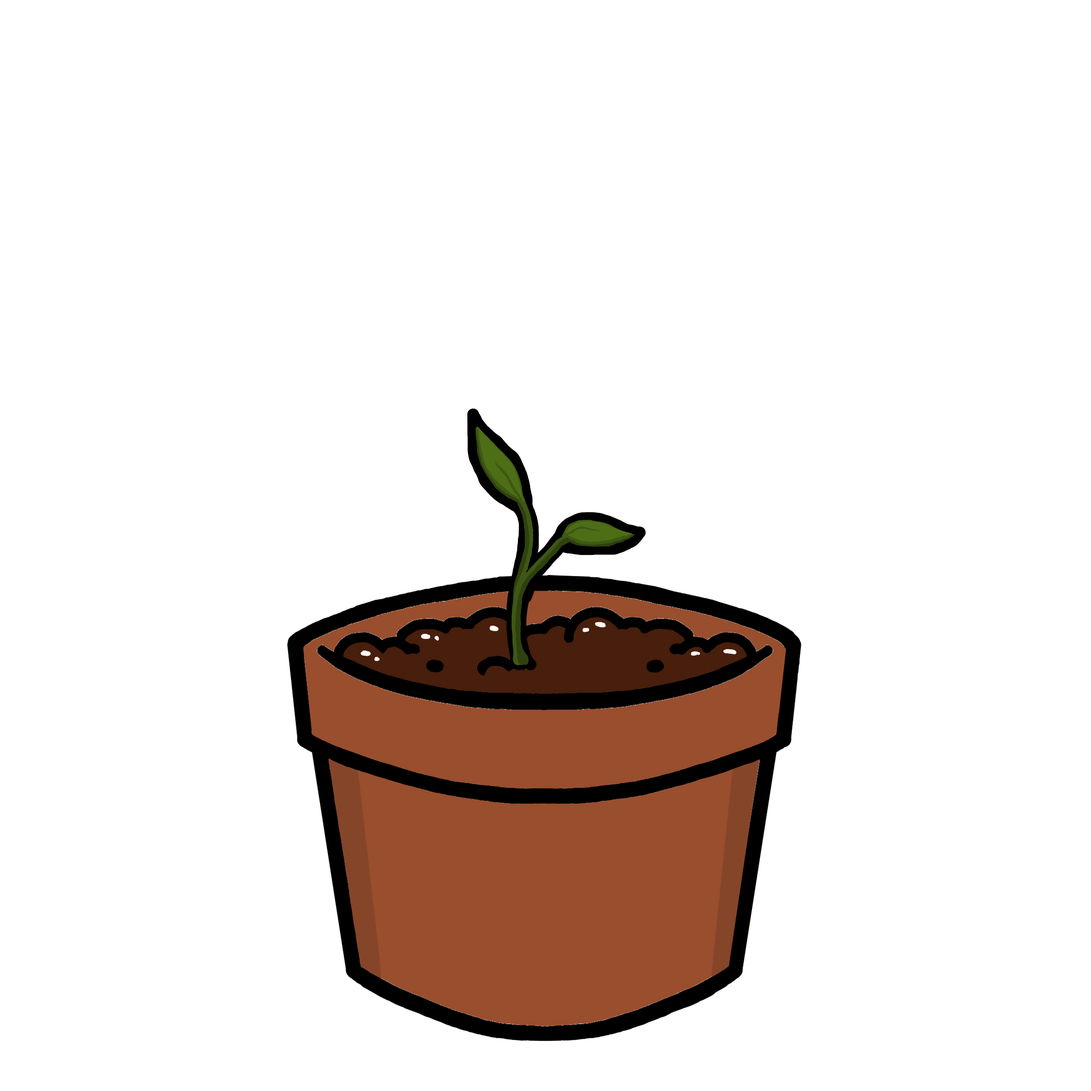
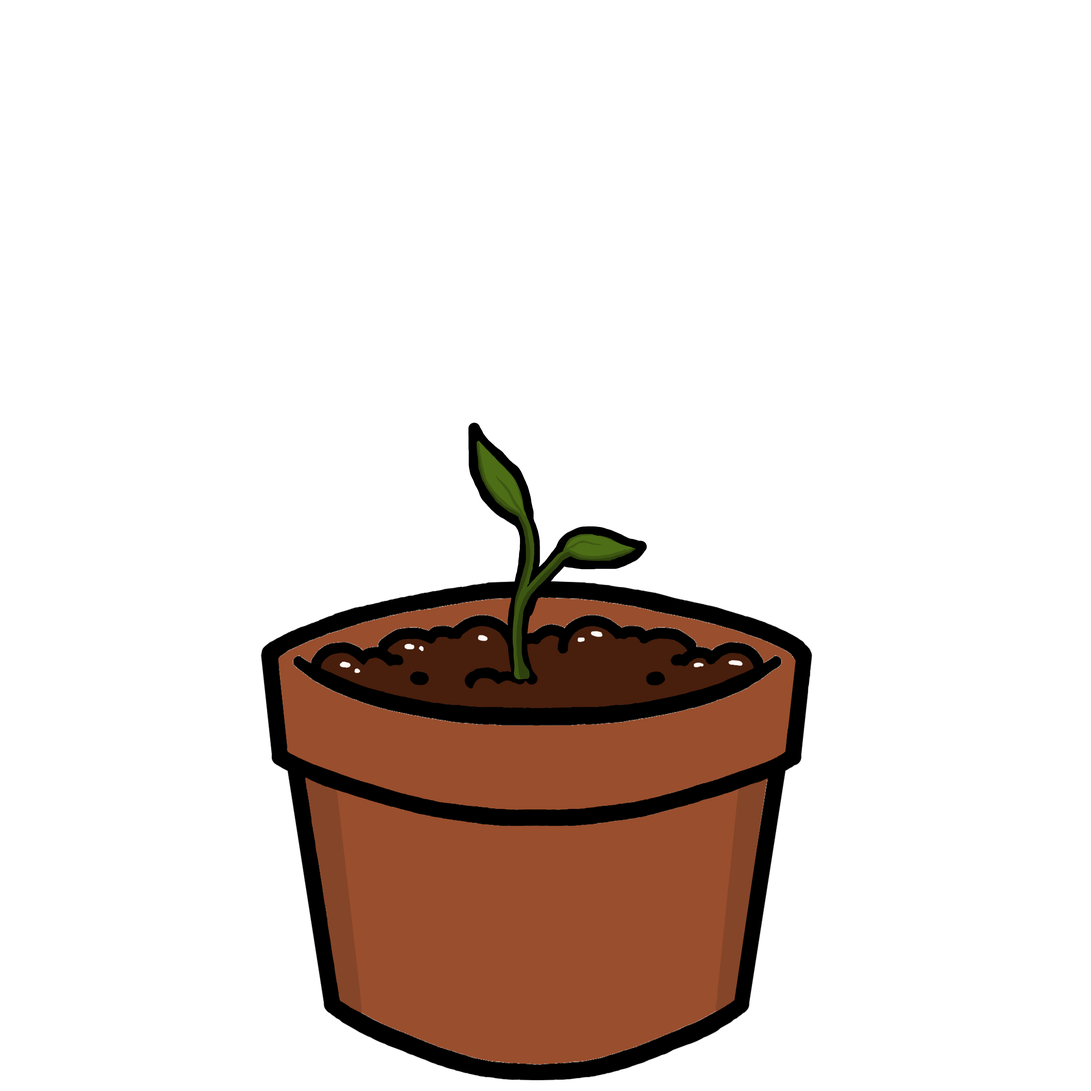
Layers edited between the first and the second (1091, 1091) image:
renamed "Paint Layer 10" to "sprout", painted on it over (465, 408, 676, 699)
renamed "Paint Layer 9" to "pot", painted on it over (260, 558, 880, 1081)
